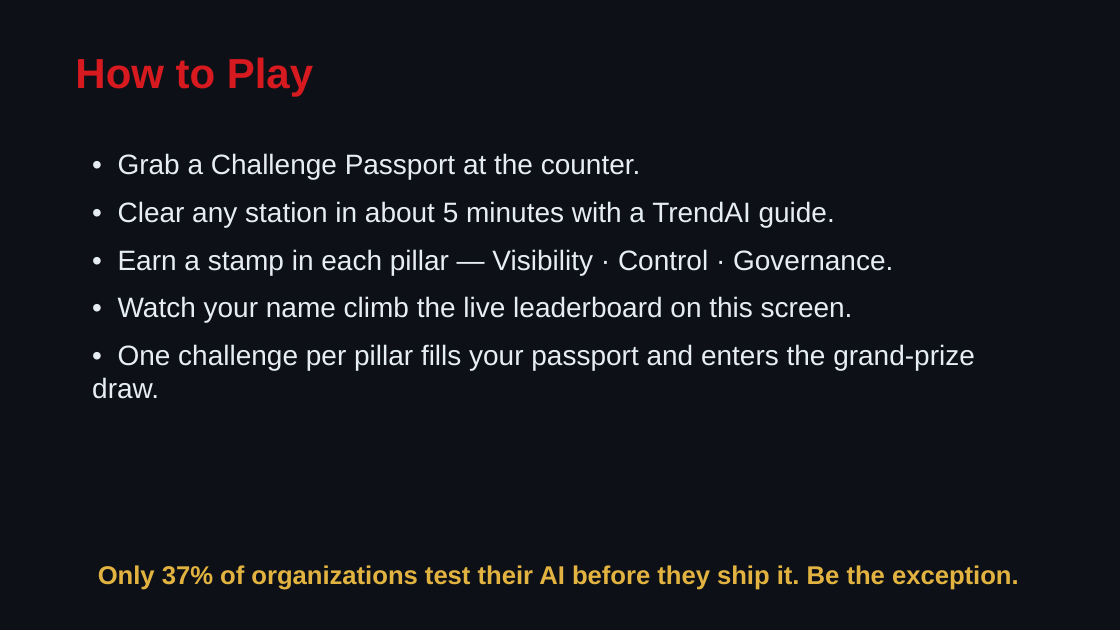
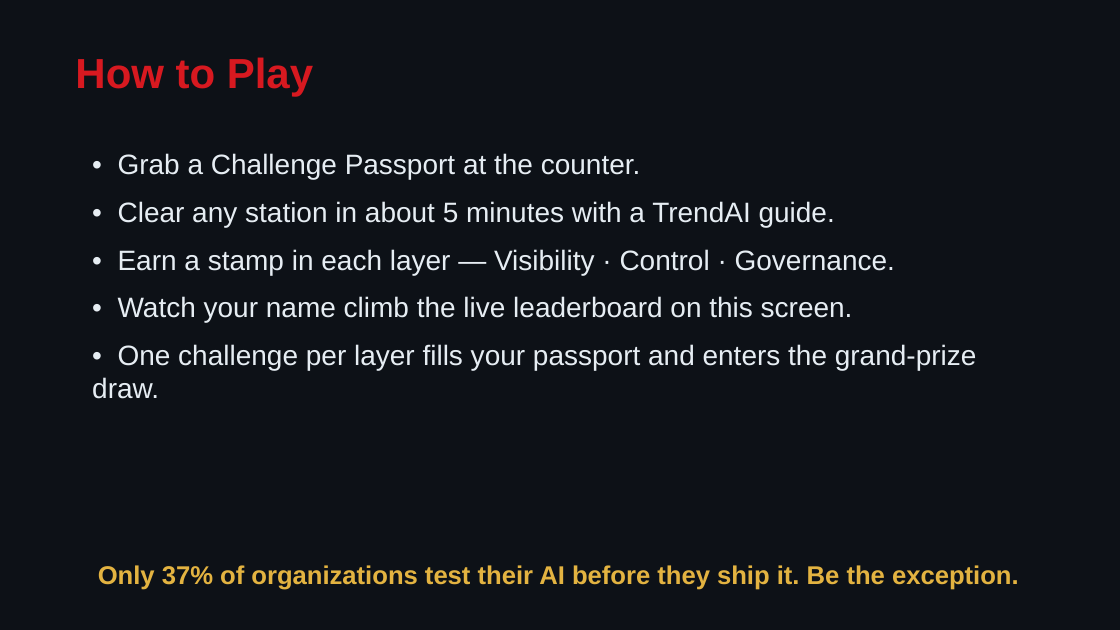
Before and after one commit to girdav01/AIDemo, a slide deck: slide 3 of dist/AI4_VisionOne_Challenge_BoothScreen.pptx. Drawn at 1120x630 pixels with LibreOffice and Linux fonts; fonts in the diff are those of the drawing. Boxes give left, top, right and bottom in pixels: in the first picture for what was removed or moved away, otherwise in the second. Text is boxed around its words. In the diff, an @@ line names an element or a change of style, - is before the commit and + after.

```diff
--- a/dist/AI4_VisionOne_Challenge_BoothScreen.pptx
+++ b/dist/AI4_VisionOne_Challenge_BoothScreen.pptx
@@ text at box(118, 249, 895, 275): text changed @@
-• Earn a stamp in each pillar — Visibility · Control · Governance.
+• Earn a stamp in each layer — Visibility · Control · Governance.
@@ text at box(92, 344, 977, 399): text changed @@
-• One challenge per pillar fills your passport and enters the grand-prize draw.
+• One challenge per layer fills your passport and enters the grand-prize draw.
```
Also in this commit, not shown: 2 other slides changed, 25 other files.
